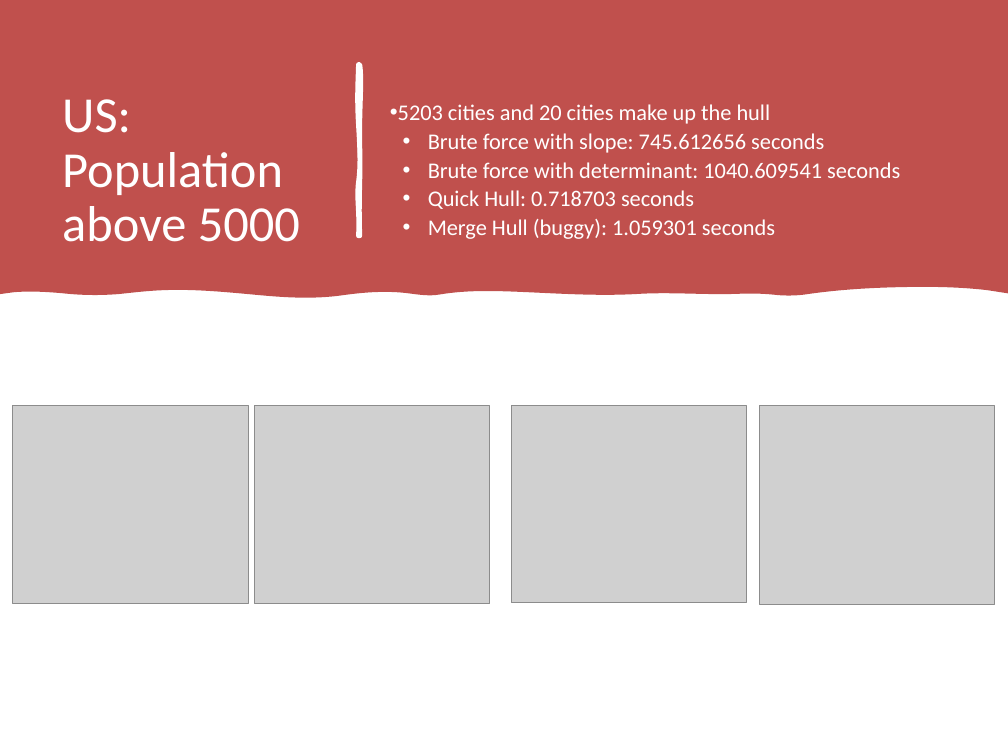
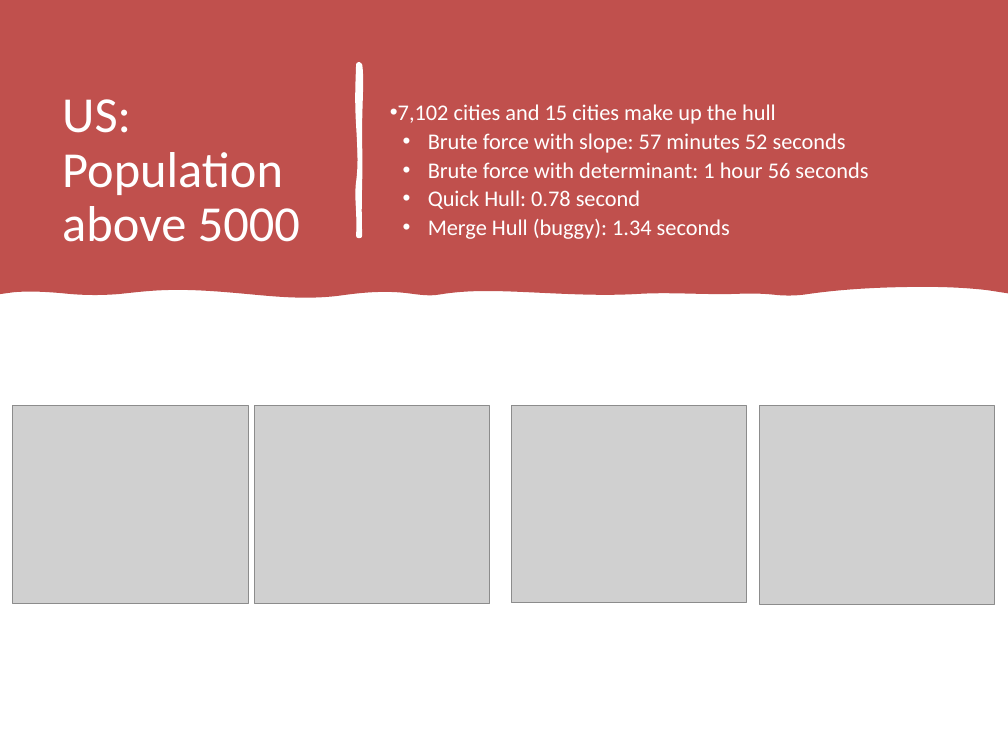
Before and after one commit to MakennaWorley/Convex-Hull-Python, a slide deck: slide 7 of convex_hull_presentation_refined.pptx. Drawn at 1008x756 pixels with LibreOffice and Linux fonts; fonts in the diff are those of the drawing; grey boxes stand for pictures. Boxes give left, top, right and bottom in pixels: in the first picture for what was removed or moved away, otherwise in the second. Text is boxed around its words. In the diff, an @@ line names an element or a change of style, - is before the commit and + after.

```diff
--- a/convex_hull_presentation_refined.pptx
+++ b/convex_hull_presentation_refined.pptx
@@ text at bbox=[398, 104, 868, 239]: text changed @@
-• 5203 cities and 20 cities make up the hull
-• Brute force with slope: 745.612656 seconds
-• Brute force with determinant: 1040.609541 seconds
-• Quick Hull: 0.718703 seconds
-• Merge Hull (buggy): 1.059301 seconds
+• 7,102 cities and 15 cities make up the hull
+• Brute force with slope: 57 minutes 52 seconds
+• Brute force with determinant: 1 hour 56 seconds
+• Quick Hull: 0.78 second
+• Merge Hull (buggy): 1.34 seconds
```
Also in this commit, not shown: 1 other slide changed.
